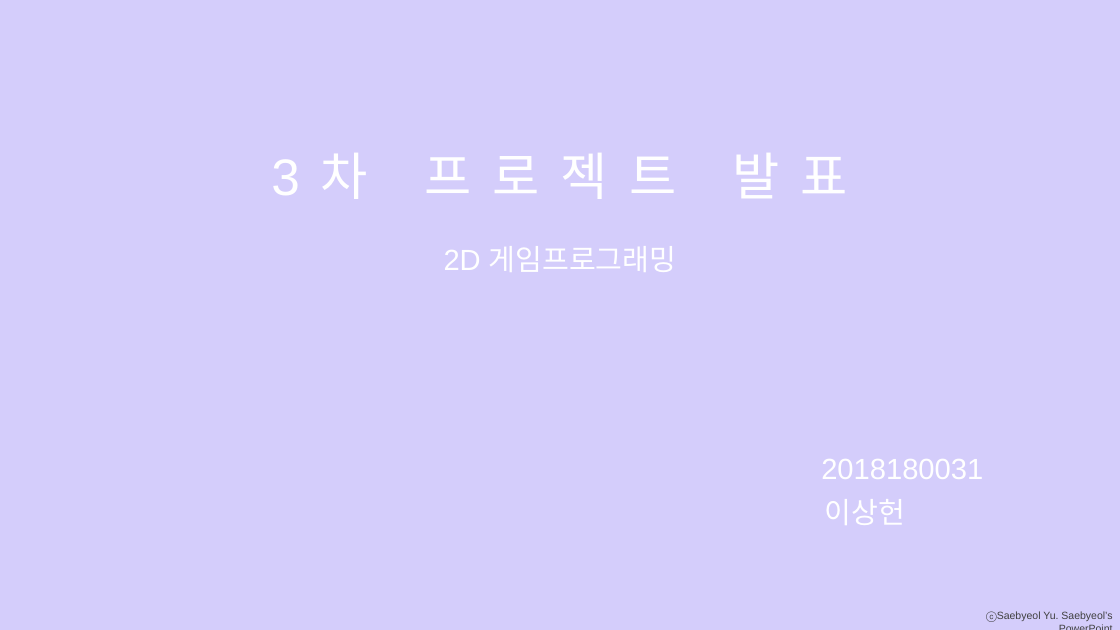
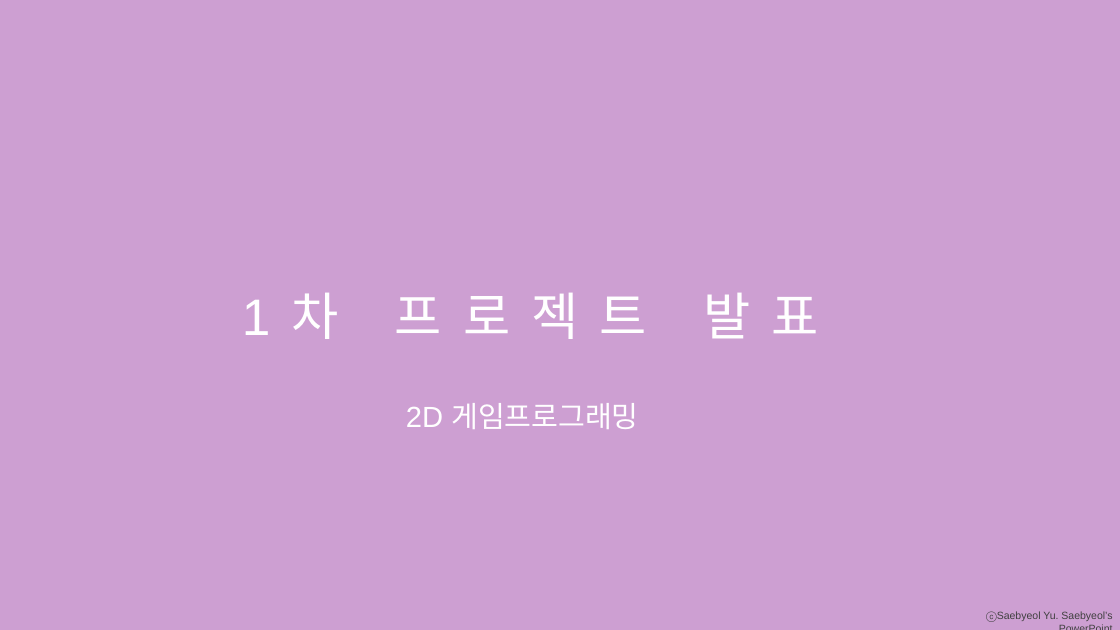
Before and after one commit to sangheonlee97/2DGP-Project, a slide deck: slide 1 of ppt.pptx. Drawn at 1120x630 pixels with LibreOffice and Linux fonts; fonts in the diff are those of the drawing. Boxes give left, top, right and bottom in pixels: in the first picture for what was removed or moved away, otherwise in the second. Text is boxed around its words. In the diff, an @@ line names an element or a change of style, - is before the commit and + after.

```diff
--- a/ppt.pptx
+++ b/ppt.pptx
@@ background #D4CDFB to #CD9FD2 @@
@@ text at <box>395,292,818,339</box>: text changed @@
-3차 프로젝트 발표
+1차 프로젝트 발표
@@ text "2D 게임프로그래밍": place and size @@
-text "2D 게임프로그래밍" at <box>444,246,676,272</box>
+text "2D 게임프로그래밍" at <box>406,403,638,429</box>
@@ text removed at <box>821,459,983,479</box> @@
-2018180031
@@ text removed at <box>825,499,905,525</box> @@
-이상헌
```
Also in this commit, not shown: 1 other slide changed, 3 slides added, 1 slide removed.
